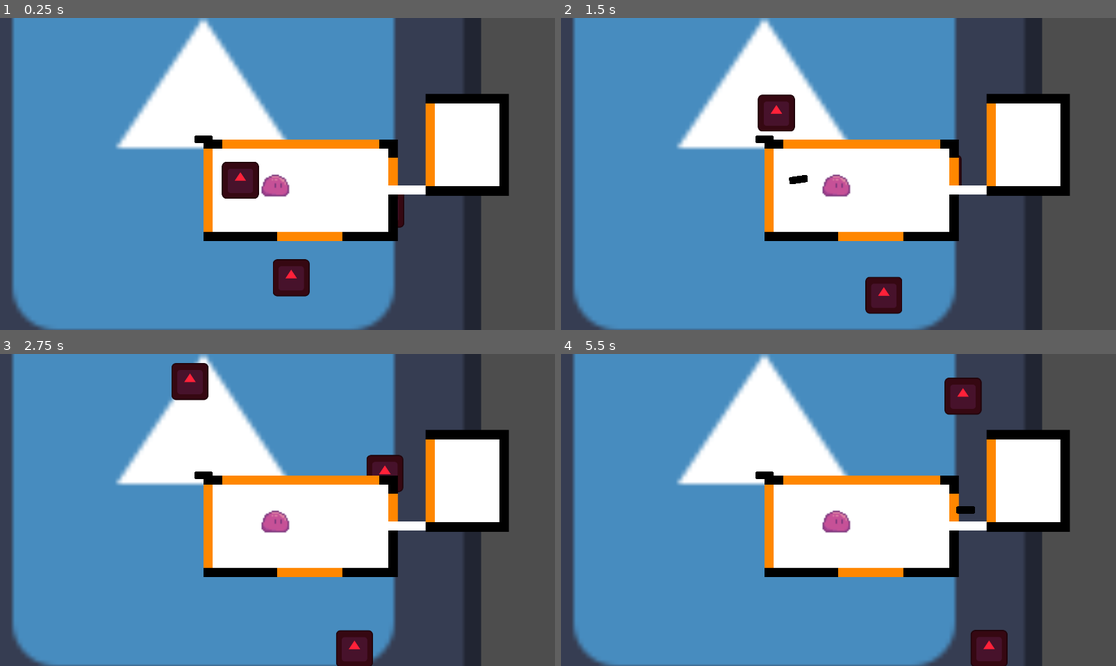
Above: before the commit, frames 1-4 (two rows, left to right).
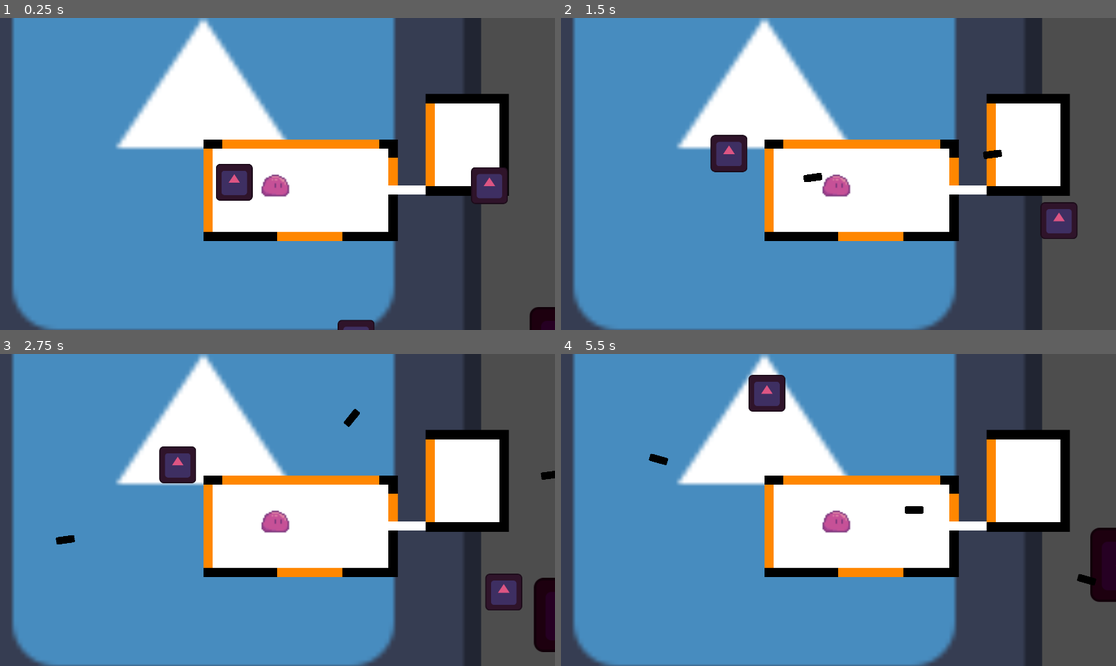
Above: after the commit, the same moments.

Repository: resurgestudios/GMTK2023
Game: Godot game, scene res://Scenes/main.tscn
Two runs of this game, one before a commit and one after it. Both use one fixed random seed, a clock stepped at 60 frames per second and the inputs below. The engine's default icon, where the game draws it, is replaced by a stand-in: a white triangle on a blue panel in a dark square.
Inputs (mouse positions are in pixels of both pictures, inside the frame that each line leads up to):
- Up to frame 1 (0.25 s): no input
- Up to frame 2 (1.5 s): move the mouse to (960, 158) at 0.52 s; click (960, 158) at 0.6 s; tap Space (Jump) at 0.77 s; move the mouse to (727, 189) at 1.27 s; click (727, 189) at 1.35 s
- Up to frame 3 (2.75 s): tap Space (Jump) at 1.52 s; move the mouse to (333, 441) at 2.02 s; click (333, 441) at 2.1 s
- Up to frame 4 (5.5 s): move the mouse to (810, 572) at 2.77 s; click (810, 572) at 2.85 s; tap Space (Jump) at 3.02, 3.77, 4.52 s; move the mouse to (1005, 556) at 3.52 s; click (1005, 556) at 3.6 s; move the mouse to (672, 463) at 4.27 s; click (672, 463) at 4.35 s; move the mouse to (866, 510) at 5.02 s; click (866, 510) at 5.1 s

The runs differ from the first frame. In frame 1, 3.0% of the frame differs, in the area x 35-100%, y 37-100%; in frame 2, 3.5%; in frame 3, 4.8%, in the area x 10-100%, y 2-100%; in frame 4, 3.8%.

Commit message:
update on enemy

Diff:
--- /dev/null
+++ b/Enemies/Normal_Enemy_Detect.gd
@@ -0,0 +1,15 @@
+extends Area2D
+
+
+## Called when the node enters the scene tree for the first time.
+#func _ready():
+#	self.body_entered.connect(collide)
+#
+#
+## Called every frame. 'delta' is the elapsed time since the previous frame.
+#func _process(delta):
+#	pass
+#
+#func collide(body):
+#	if body.is_in_group("boss"):
+#		print("hit")
--- /dev/null
+++ b/Enemies/boss_enemy.tscn
@@ -0,0 +1,21 @@
+[gd_scene load_steps=4 format=3 uid="uid://cckjmj1yar0m5"]
+
+[ext_resource type="Script" path="res://Scripts/boss_enemy.gd" id="1_3x64b"]
+[ext_resource type="Texture2D" uid="uid://bato50kxiissq" path="res://Art/icon.svg" id="2_6uut0"]
+
+[sub_resource type="RectangleShape2D" id="RectangleShape2D_vhaqk"]
+size = Vector2(128, 129)
+
+[node name="Boss_Enemy" type="CharacterBody2D"]
+script = ExtResource("1_3x64b")
+metadata/_edit_group_ = true
+
+[node name="Sprite2D" type="Sprite2D" parent="."]
+modulate = Color(0.533333, 0, 0.184314, 1)
+scale = Vector2(2, 2)
+texture = ExtResource("2_6uut0")
+
+[node name="CollisionShape2D" type="CollisionShape2D" parent="."]
+position = Vector2(0, 0.5)
+scale = Vector2(2, 2)
+shape = SubResource("RectangleShape2D_vhaqk")
--- a/Enemies/enemy.tscn
+++ /dev/null
@@ -1,19 +0,0 @@
-[gd_scene load_steps=4 format=3 uid="uid://dcvld7xtqdd5d"]
-
-[ext_resource type="Script" path="res://Scripts/enemy.gd" id="1_1kcqg"]
-[ext_resource type="Texture2D" uid="uid://bato50kxiissq" path="res://Art/icon.svg" id="1_5jl2r"]
-
-[sub_resource type="RectangleShape2D" id="RectangleShape2D_vhaqk"]
-size = Vector2(128, 129)
-
-[node name="Enemy" type="CharacterBody2D"]
-script = ExtResource("1_1kcqg")
-metadata/_edit_group_ = true
-
-[node name="Sprite2D" type="Sprite2D" parent="."]
-modulate = Color(1, 0.129412, 0.223529, 1)
-texture = ExtResource("1_5jl2r")
-
-[node name="CollisionShape2D" type="CollisionShape2D" parent="."]
-position = Vector2(0, 0.5)
-shape = SubResource("RectangleShape2D_vhaqk")
--- /dev/null
+++ b/Enemies/normal_enemy.tscn
@@ -0,0 +1,32 @@
+[gd_scene load_steps=6 format=3 uid="uid://dcvld7xtqdd5d"]
+
+[ext_resource type="Texture2D" uid="uid://bato50kxiissq" path="res://Art/icon.svg" id="1_5jl2r"]
+[ext_resource type="Script" path="res://scripts/normal_enemy.gd" id="1_qe5o8"]
+[ext_resource type="Script" path="res://Enemies/Normal_Enemy_Detect.gd" id="3_o1rtk"]
+
+[sub_resource type="RectangleShape2D" id="RectangleShape2D_vhaqk"]
+size = Vector2(128, 129)
+
+[sub_resource type="RectangleShape2D" id="RectangleShape2D_cqbhl"]
+size = Vector2(151, 153)
+
+[node name="Normal_Enemy" type="CharacterBody2D"]
+script = ExtResource("1_qe5o8")
+metadata/_edit_group_ = true
+
+[node name="Sprite2D" type="Sprite2D" parent="."]
+modulate = Color(0.866667, 0.333333, 0.513726, 1)
+texture = ExtResource("1_5jl2r")
+
+[node name="CollisionShape2D" type="CollisionShape2D" parent="."]
+position = Vector2(0, 0.5)
+shape = SubResource("RectangleShape2D_vhaqk")
+
+[node name="Area2D" type="Area2D" parent="."]
+script = ExtResource("3_o1rtk")
+
+[node name="CollisionShape2D" type="CollisionShape2D" parent="Area2D"]
+position = Vector2(-0.5, 0.5)
+shape = SubResource("RectangleShape2D_cqbhl")
+
+[connection signal="body_entered" from="Area2D" to="." method="_on_area_2d_body_entered"]
--- a/Scenes/ink.tscn
+++ b/Scenes/ink.tscn
@@ -25,3 +25,5 @@
 wait_time = 5.0
 one_shot = true
 autostart = true
+
+[connection signal="timeout" from="Timer" to="." method="_on_timer_timeout"]
--- a/Scenes/main.tscn
+++ b/Scenes/main.tscn
@@ -1,11 +1,10 @@
-[gd_scene load_steps=23 format=3 uid="uid://3xwx3j3copoq"]
+[gd_scene load_steps=22 format=3 uid="uid://3xwx3j3copoq"]
 
 [ext_resource type="PackedScene" path="res://Levels/0.tscn" id="1_4q08t"]
 [ext_resource type="Script" path="res://Scripts/main.gd" id="1_36f4q"]
 [ext_resource type="Script" path="res://Scripts/Printer.gd" id="1_fi5u7"]
 [ext_resource type="Script" path="res://Scripts/MapManager.gd" id="1_vxup7"]
 [ext_resource type="Texture2D" uid="uid://bato50kxiissq" path="res://Art/icon.svg" id="2_aoy67"]
-[ext_resource type="PackedScene" uid="uid://dcvld7xtqdd5d" path="res://Enemies/enemy.tscn" id="3_jwd5w"]
 [ext_resource type="PackedScene" path="res://Levels/1.tscn" id="3_yc0pl"]
 [ext_resource type="Texture2D" uid="uid://d4lgabmkn38wh" path="res://Art/slime_jump.png" id="4_g5yrc"]
 [ext_resource type="PackedScene" uid="uid://b8xj771vqtt8j" path="res://Scenes/ink.tscn" id="5_p4gqa"]
@@ -106,6 +105,7 @@
 position = Vector2(256, 120)
 script = ExtResource("1_fi5u7")
 multiplier = 4000.0
+ink_speed = 800
 metadata/_edit_group_ = true
 
 [node name="Sprite2D" type="Sprite2D" parent="Printer"]
@@ -123,12 +123,6 @@
 sprite_frames = SubResource("SpriteFrames_26nms")
 animation = &"jump"
 
-[node name="Enemy" parent="." instance=ExtResource("3_jwd5w")]
-position = Vector2(283, 468)
-
-[node name="Enemy2" parent="." instance=ExtResource("3_jwd5w")]
-position = Vector2(633, 265)
-
 [node name="Background" type="Node2D" parent="."]
 z_index = -19
 
@@ -145,7 +139,3 @@
 
 [node name="TileMap2" parent="MapManager" instance=ExtResource("3_yc0pl")]
 position = Vector2(768, 0)
-
-[node name="Camera2D" type="Camera2D" parent="."]
-position = Vector2(568, 290)
-zoom = Vector2(0.5, 0.5)
--- a/Scripts/Global.gd
+++ b/Scripts/Global.gd
@@ -10,12 +10,27 @@
 #		await get_tree().create_timer(1).timeout
 
 var spawned = false
+
 func _process(delta):
 	if not spawned:
-		for i in range(0, 5):
-			var normal_enemy_inst = load("res://Enemies/enemy.tscn").instantiate()
-			var x: int = round(rng.randf_range(0.0, 1920.0))
-			var y: int = round(rng.randf_range(0.0, 1080.0))
-			normal_enemy_inst.position = Vector2(x, y)
-			get_tree().root.add_child(normal_enemy_inst)
+		spawn_normal_enemies()
+		spawn_boss_enemies()
 		spawned = true
+
+
+func spawn_normal_enemies():
+	for i in range(0, 8):
+		var normal_enemy_inst = load("res://Enemies/normal_enemy.tscn").instantiate()
+		var x: int = round(rng.randf_range(0.0, 1920.0))
+		var y: int = round(rng.randf_range(0.0, 1080.0))
+		normal_enemy_inst.position = Vector2(x, y)
+		get_tree().root.add_child(normal_enemy_inst)
+
+func spawn_boss_enemies():
+	for i in range(0, 2):
+		var boss_enemy_inst = load("res://Enemies/boss_enemy.tscn").instantiate()
+		var x: int = round(rng.randf_range(0.0, 1920.0))
+		var y: int = round(rng.randf_range(0.0, 1080.0))
+		boss_enemy_inst.add_to_group("boss")
+		boss_enemy_inst.position = Vector2(x, y)
+		get_tree().root.add_child(boss_enemy_inst)
--- a/Scripts/Printer.gd
+++ b/Scripts/Printer.gd
@@ -5,6 +5,7 @@
 @export var bounce: bool = true
 @export var base_move_time: float = 0.5
 @export var multiplier: float = 1000
+@export var ink_speed: int = 200
 
 var action_time: float = 0
 var move_time: float = 0
@@ -21,7 +22,7 @@
 var c: float = 0.5
 func easing(t: float) -> float:
 	var s: float = 1 - t
-	print(t, s*s*a + s*t*b + t*s*b + t*t*c)
+#	print(t, s*s*a + s*t*b + t*s*b + t*t*c)
 	return s*s*a + s*t*b + t*s*b + t*t*c
 
 func _process(delta: float):
@@ -42,13 +43,17 @@
 			move_time = 0
 			$AnimatedSprite2D.stop()
 	if Input.is_action_just_pressed("Shoot"):
-		var ink_inst = load("res://Scenes/ink.tscn").instantiate()
-		get_tree().root.add_child(ink_inst)
-		var angle = position.angle_to_point(get_global_mouse_position())
-		ink_inst.velocity.y = 1200 * sin(angle)
-		ink_inst.velocity.x = 1200 * cos(angle)
-		ink_inst.position = position
-		ink_inst.rotation = angle
+		shoot_ink()
+
+func shoot_ink():
+	var ink_inst = load("res://Scenes/ink.tscn").instantiate()
+	get_tree().root.add_child(ink_inst)
+	var angle = position.angle_to_point(get_global_mouse_position())
+	ink_inst.velocity.y = ink_speed * sin(angle)
+	ink_inst.velocity.x = ink_speed * cos(angle)
+	ink_inst.position = position
+	ink_inst.rotation = angle
+
 
 func bounce_with_clamp(min_length: float, max_length: float):
 	var collision: KinematicCollision2D = get_last_slide_collision()
--- /dev/null
+++ b/Scripts/boss_enemy.gd
@@ -0,0 +1,30 @@
+extends CharacterBody2D
+
+
+const speed: int = 50
+var rng = RandomNumberGenerator.new()
+var direction: float = rng.randf_range(0, 2 * PI)
+var target_velocity: Vector2
+
+func bounce_with_clamp(min_length: float, max_length: float):
+	var collision: KinematicCollision2D = get_last_slide_collision()
+	var norm: Vector2 = collision.get_normal()
+	var length: float = target_velocity.length()
+	var dir: Vector2 = target_velocity.bounce(norm).normalized()
+	length = clamp(length, min_length, max_length)
+	target_velocity = dir * length
+
+func _ready():
+	pass
+
+var timer: float = 0
+
+func _physics_process(delta):
+	velocity = target_velocity
+	timer -= delta
+	if timer <= 0:
+		direction += rng.randf_range(-1.0, 1.0)
+		timer = rng.randf_range(1.5, 3.0)
+		target_velocity = speed * Vector2(cos(direction), sin(direction))
+	if move_and_slide():
+		bounce_with_clamp(200, 2000)
--- a/Scripts/ink.gd
+++ b/Scripts/ink.gd
@@ -6,8 +6,11 @@
 #	velocity.x = 1200 * cos(angle)
 
 func _physics_process(delta):
+	velocity *= 0.99
 	move_and_collide(velocity * delta)
+	if velocity == Vector2.ZERO:
+		queue_free()
 
 
-# func _on_timer_timeout():
-# 	queue_free()
+func _on_timer_timeout():
+	queue_free()
--- a/Scripts/enemy.gd
+++ b/Scripts/normal_enemy.gd
@@ -5,6 +5,7 @@
 var rng = RandomNumberGenerator.new()
 var direction: float = rng.randf_range(0, 2 * PI)
 var target_velocity: Vector2
+var following: bool = false
 
 func bounce_with_clamp(min_length: float, max_length: float):
 	var collision: KinematicCollision2D = get_last_slide_collision()
@@ -28,3 +29,14 @@
 		target_velocity = speed * Vector2(cos(direction), sin(direction))
 	if move_and_slide():
 		bounce_with_clamp(200, 2000)
+
+func follow():
+	print("lol")
+
+
+
+
+
+func _on_area_2d_body_entered(area):
+	if area.is_in_group("boss"):
+		print("yea boti")
--- a/project.godot
+++ b/project.godot
@@ -11,9 +11,7 @@
 [application]
 
 config/name="GMTK2023"
-
 run/main_scene="res://Scenes/main.tscn"
-
 config/features=PackedStringArray("4.1", "GL Compatibility")
 config/icon="res://Art/icon.svg"
 
Renamed: Scripts/New Piskel.png -> Art/New Piskel (2).png
Not shown, changed: Art/New Piskel (2).png.import
